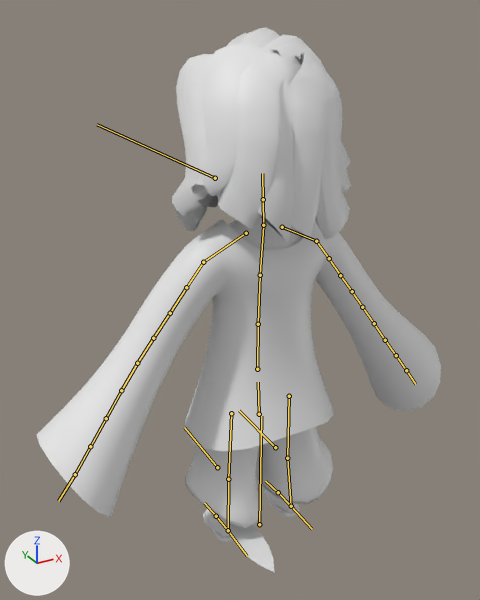
An edit to the glTF model Assets/models/sk_char.gltf, drawn before and after from the same camera.
One viewpoint serves both versions: a camera (50 mm lens) standing at (-2.43, -4.04, 4.29) and looking at (-0.14, 0.12, 2.21). The axes (+X, +Y, +Z) are drawn at lower left. The lights are the same throughout. The bones that bend it are drawn over the model as lines.

In view in the first picture: 'Body', 'Hair', 'Pants', 'Ribbon', 'Shirt', 'Slippers'.
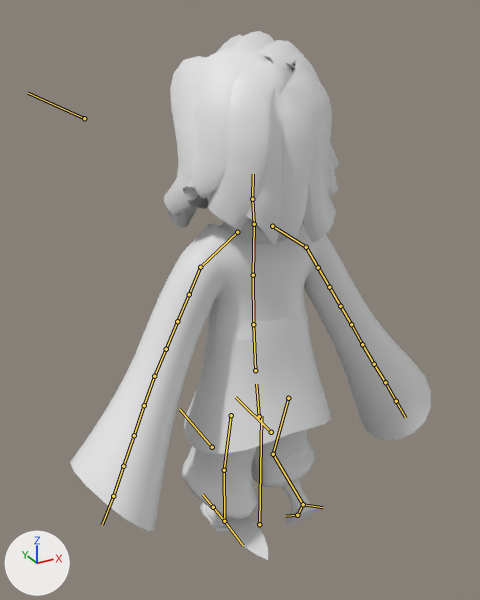
The newer file adds an action. The first version stands in its rest pose; the second is drawn at frame 32 of the action '0ASki'.

Pixel boxes (x1, y1, x2, y2) of what changed, in the pictures (480 x 600 px):
'Shirt', posed (11% narrower): before (36, 220, 441, 516); after (70, 223, 431, 531)
'Hair', posed: before (172, 27, 351, 242); after (164, 31, 339, 245)
'Pants', posed (10% narrower, 10% shorter): before (185, 427, 333, 528); after (182, 429, 315, 520)
'Body', posed: before (205, 64, 304, 537); after (202, 71, 310, 527)
'Ribbon', posed: before (229, 524, 275, 573); after (225, 517, 268, 560)
'Slippers', posed (18% wider, 45% shorter): before (203, 490, 300, 542); after (201, 504, 316, 532)
bone 'Hips', root to tip: before (259, 414) to (258, 382); after (259, 416) to (256, 384)
bone 'Head', root to tip: before (263, 199) to (262, 173); after (252, 199) to (253, 174)
bone 'Shoulder.R', root to tip: before (282, 227) to (316, 241); after (272, 226) to (306, 247)
bone 'Shoulder.L', root to tip: before (246, 233) to (203, 262); after (237, 232) to (200, 267)
bone 'Thigh.R', root to tip: before (289, 396) to (287, 458); after (288, 398) to (273, 454)
bone 'Calf.R', root to tip: before (287, 458) to (291, 506); after (273, 454) to (303, 504)
bone 'Toe.R', root to tip: before (278, 492) to (265, 481); after (297, 515) to (285, 516)
bone 'Thigh.L', root to tip: before (231, 413) to (228, 479); after (231, 415) to (224, 470)
bone 'Calf.L', root to tip: before (228, 479) to (228, 530); after (224, 470) to (224, 521)

Edits to the bpy script that builds the scene:
```text
Change bone_hips:
    where bone_hips = bpy.data.objects['Armature'].pose.bones['Hips']  # child of 'Root'
    bone_hips.location: (0.0, 0.0, 0.0) -> (0.0, -0.028, -0.002)
    bone_hips.rotation_quaternion: (1.0, 0.0, 0.0, 0.0) -> (0.999, -0.039, 0.0, 0.0)  # degrees (0, 0, 0) -> degrees (-4, 0, 0)
Change bone_head:
    where bone_head = bpy.data.objects['Armature'].pose.bones['Head']  # child of 'Neck'
    bone_head.rotation_quaternion: (1.0, 0.0, 0.0, 0.0) -> (0.997, 0.073, 0.0, 0.0)  # degrees (0, 0, 0) -> degrees (8, 0, 0)
Change bone_shoulder_r:
    where bone_shoulder_r = bpy.data.objects['Armature'].pose.bones['Shoulder.R']  # child of 'Chest'
    bone_shoulder_r.rotation_quaternion: (1.0, 0.0, 0.0, 0.0) -> (0.997, 0.016, -0.031, -0.068)  # degrees (0, 0, 0) -> degrees (2, -3, -8)
Change bone_shoulder_l:
    where bone_shoulder_l = bpy.data.objects['Armature'].pose.bones['Shoulder.L']  # child of 'Chest'
    bone_shoulder_l.rotation_quaternion: (1.0, 0.0, 0.0, 0.0) -> (0.997, 0.016, 0.031, 0.068)  # degrees (0, 0, 0) -> degrees (2, 3, 8)
Change bone_thigh_r:
    where bone_thigh_r = bpy.data.objects['Armature'].pose.bones['Thigh.R']  # child of 'Hips'
    bone_thigh_r.rotation_quaternion: (1.0, 0.0, 0.0, 0.0) -> (0.989, -0.122, 0.055, -0.068)  # degrees (0, 0, 0) -> degrees (-14, 5, -9)
Change bone_calf_r:
    where bone_calf_r = bpy.data.objects['Armature'].pose.bones['Calf.R']  # child of 'Thigh.R'
    bone_calf_r.rotation_quaternion: (1.0, 0.0, 0.0, 0.0) -> (0.824, 0.551, 0.0, 0.134)  # degrees (0, 0, 0) -> degrees (67, -8, 13)
Change bone_toe_r:
    where bone_toe_r = bpy.data.objects['Armature'].pose.bones['Toe.R']  # child of 'Heel.R'
    bone_toe_r.rotation_quaternion: (1.0, 0.0, 0.0, 0.0) -> (0.974, 0.222, 0.0, 0.054)  # degrees (0, 0, 0) -> degrees (26, -1, 6)
Change bone_thigh_l:
    where bone_thigh_l = bpy.data.objects['Armature'].pose.bones['Thigh.L']  # child of 'Hips'
    bone_thigh_l.rotation_quaternion: (1.0, 0.0, 0.0, 0.0) -> (0.991, -0.134, 0.006, 0.027)  # degrees (0, 0, 0) -> degrees (-15, 1, 3)
Change bone_calf_l:
    where bone_calf_l = bpy.data.objects['Armature'].pose.bones['Calf.L']  # child of 'Thigh.L'
    bone_calf_l.rotation_quaternion: (1.0, 0.0, 0.0, 0.0) -> (0.995, 0.099, 0.0, -0.024)  # degrees (0, 0, 0) -> degrees (11, 0, -3)
```
